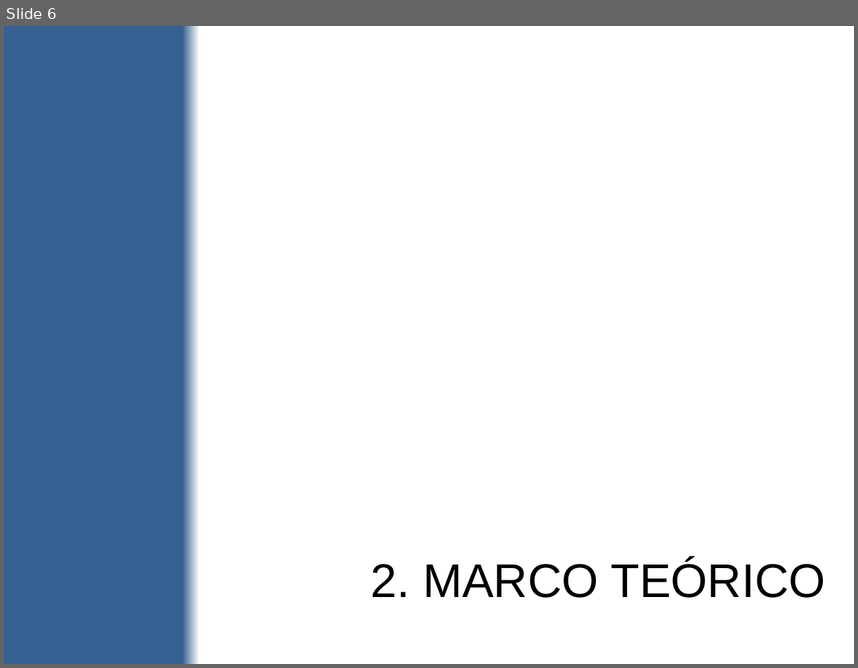
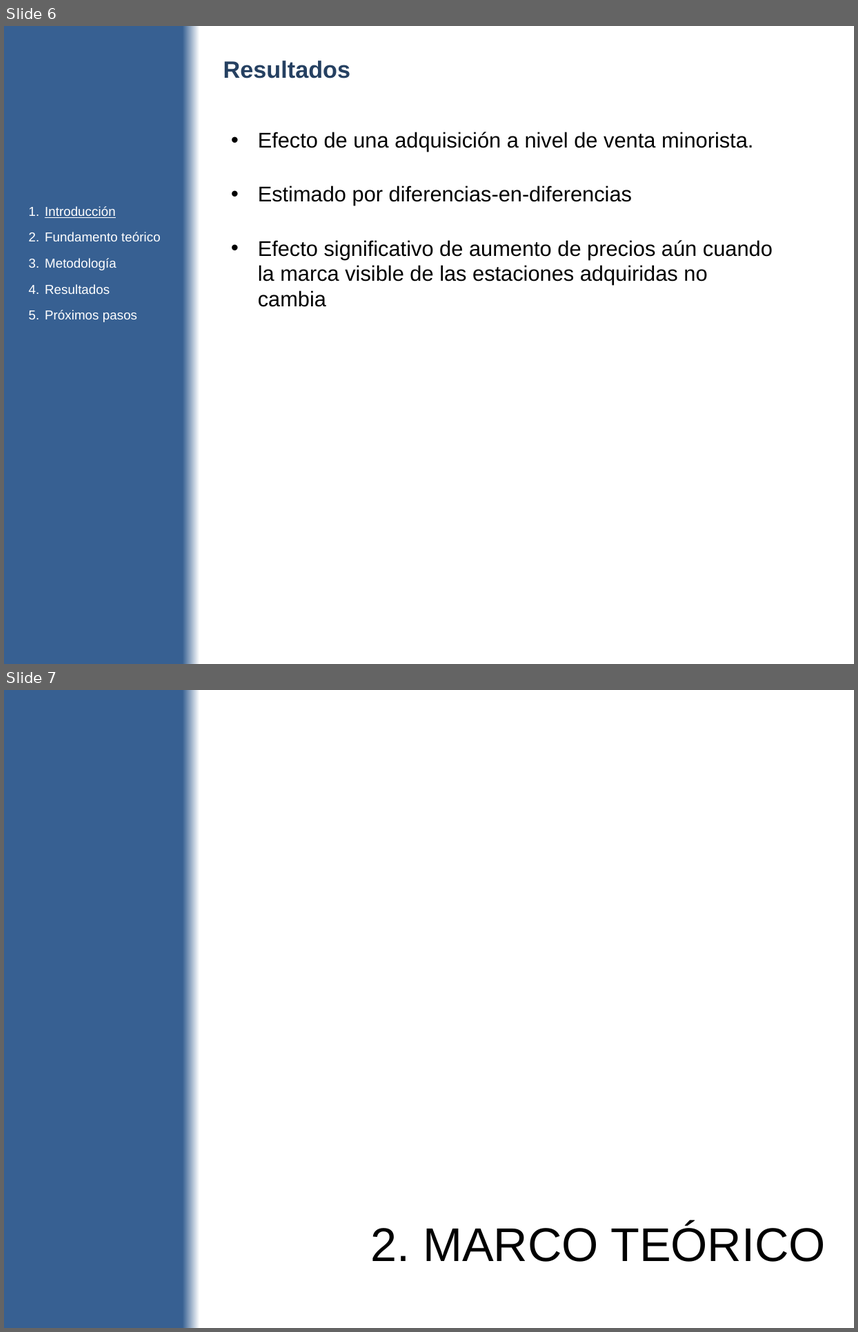
Before and after one commit to diegouriarte/masther-thesis, a slide deck: doc/avance-parcial.pptx. Shown one above the other, each under a label of ours: slide 6 before the commit, slides 6 and 7 after it. The pictures are 858x668 and 858x1332 pixels, drawn with LibreOffice and Linux fonts; fonts in the diff are those of the drawing. Boxes give left, top, right and bottom in pixels: in the first picture for what was removed or moved away, otherwise in the second. Text is boxed around its words. In the diff, an @@ line names an element or a change of style, - is before the commit and + after.

```diff
--- a/doc/avance-parcial.pptx
+++ b/doc/avance-parcial.pptx
@@ slide 6 added at [4,26,854,664], background gradient #376092 to #FFFFFF @@
@@ text added at [223,60,351,78], 20 pt, text #254061, bold @@
+Resultados
@@ text added at [258,132,773,307], 18 pt, text #000000 @@
+• Efecto de una adquisición a nivel de venta minorista.
+• Estimado por diferencias-en-diferencias
+• Efecto significativo de aumento de precios aún cuando la marca visible de las estaciones adquiridas no cambia
@@ text added at [45,206,161,322], 11 pt, text #FFFFFF @@
+1. Introducción
+2. Fundamento teórico
+3. Metodología
+4. Resultados
+5. Próximos pasos
@@ what was slide 6 is now slide 7 @@
```
Also in this commit, not shown: 17 slides changed, 4 other files.
